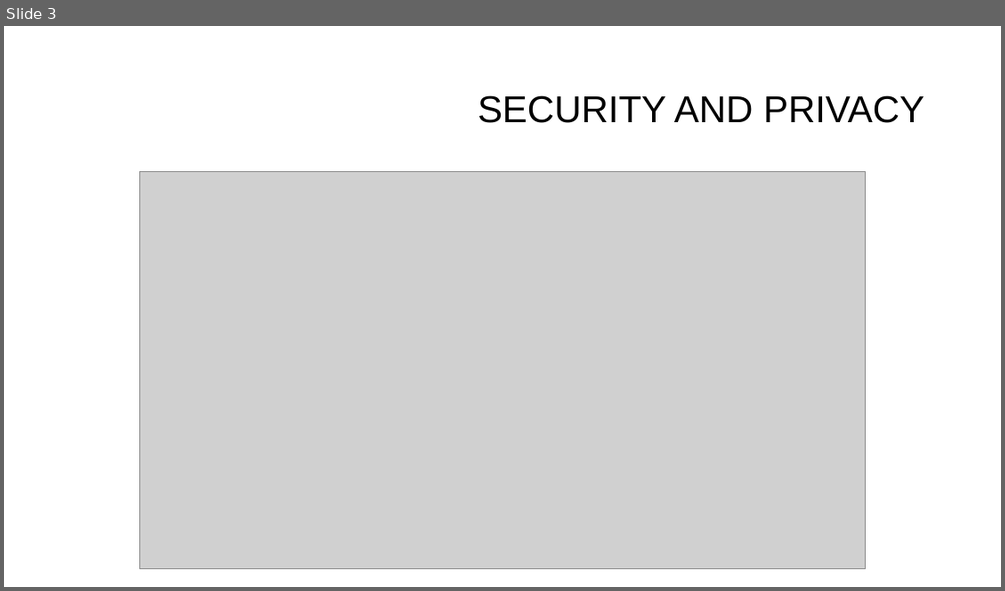
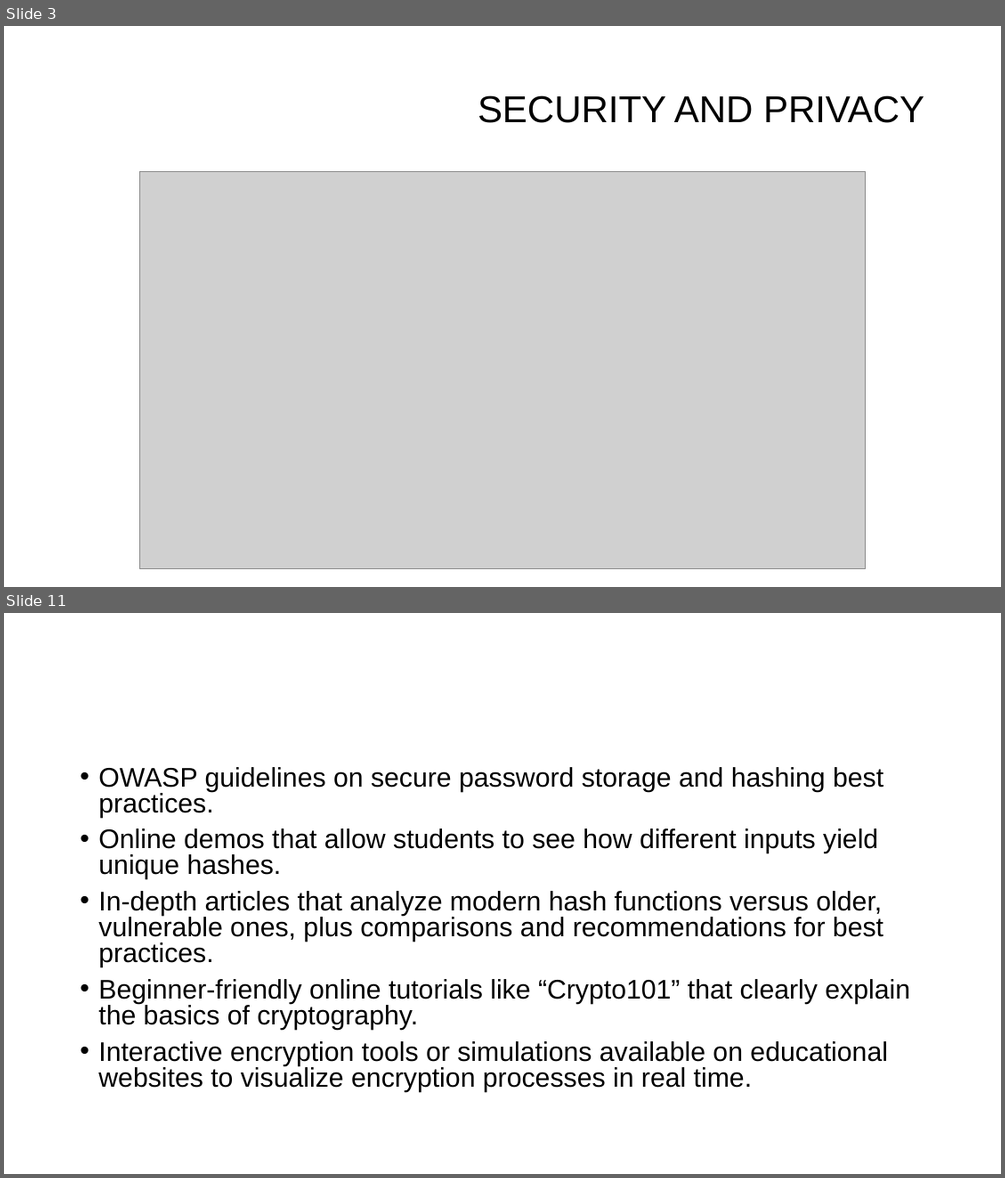
Before and after one commit to dinoDuvnjak/CTK, a slide deck: SHIFT4IT/security-and-privacy/security-and-privacy.pptx. Shown one above the other, each under a label of ours: slide 3 before the commit, slides 3 and 11 after it; the slides between them are not shown. The pictures are 1005x591 and 1005x1178 pixels, drawn with LibreOffice and Linux fonts; fonts in the diff are those of the drawing; grey boxes stand for pictures; background and template pictures are left out. Boxes give left, top, right and bottom in pixels: in the first picture for what was removed or moved away, otherwise in the second. Text is boxed around its words. In the diff, an @@ line names an element or a change of style, - is before the commit and + after.

```diff
--- a/SHIFT4IT/security-and-privacy/security-and-privacy.pptx
+++ b/SHIFT4IT/security-and-privacy/security-and-privacy.pptx
@@ slide 11 added at bbox=[4, 613, 1001, 1174], background picture (left out) @@
@@ text added at bbox=[98, 767, 910, 1092], 25.9 pt, text #000000 @@
+• OWASP guidelines on secure password storage and hashing best practices.
+• Online demos that allow students to see how different inputs yield unique hashes.
+• In-depth articles that analyze modern hash functions versus older, vulnerable ones, plus comparisons and recommendations for best practices.
+• Beginner-friendly online tutorials like “Crypto101” that clearly explain the basics of cryptography.
+• Interactive encryption tools or simulations available on educational websites to visualize encryption processes in real time.
```
Also in this commit, not shown: 8 slides changed, 5 other slides added, 2 other files.
